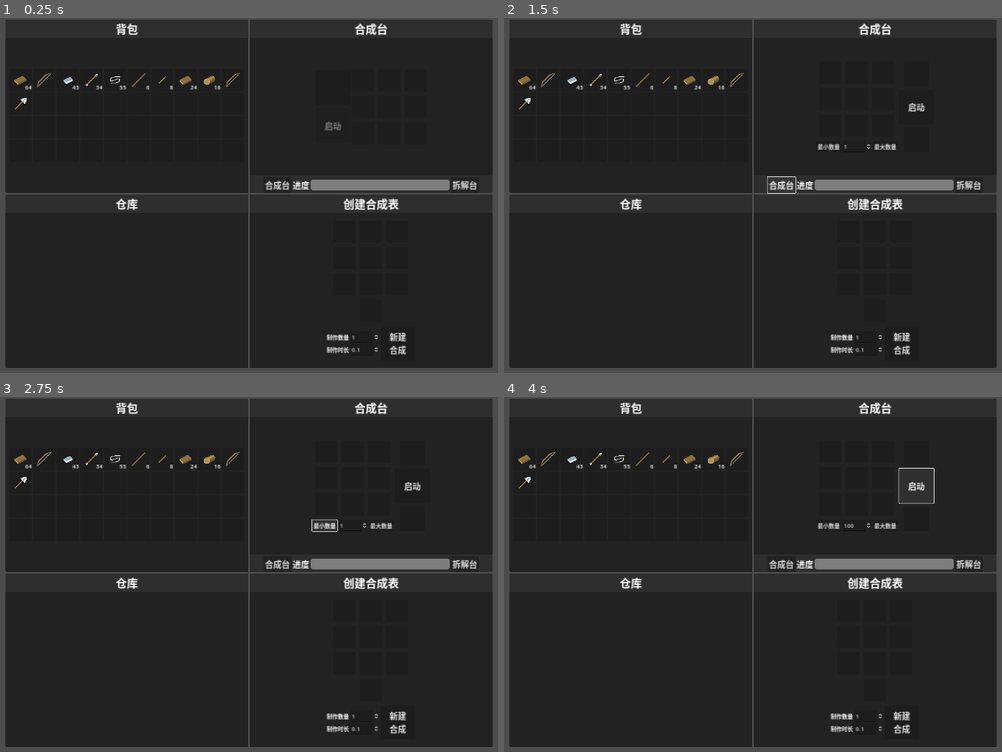
Above: before the commit, frames 1-4 (two rows, left to right).
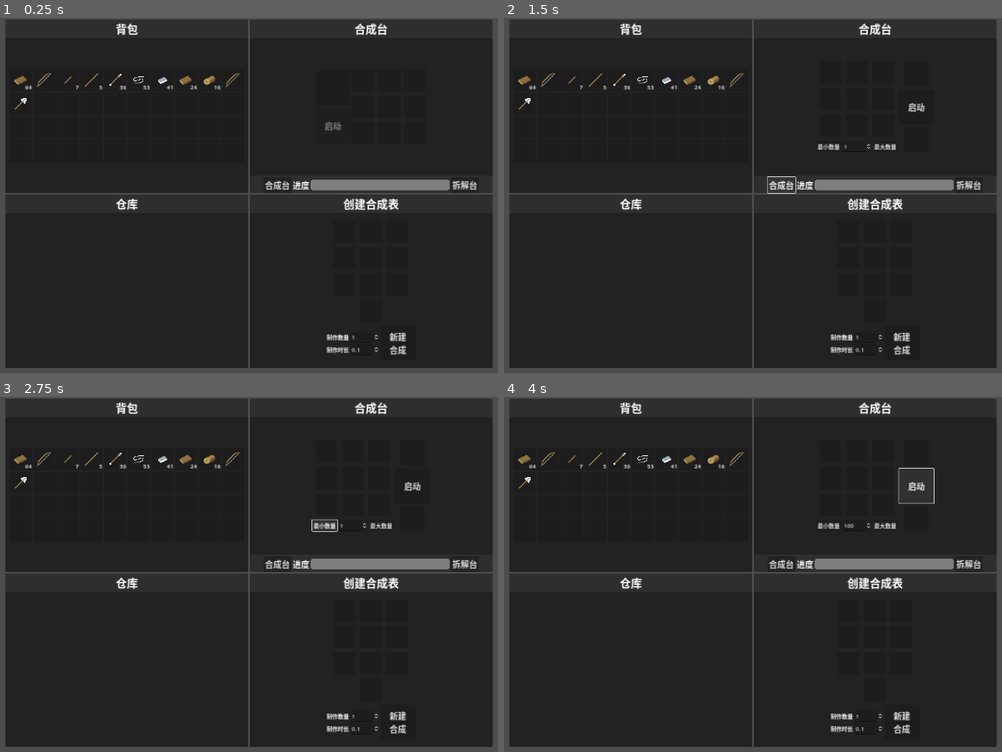
Above: after the commit, the same moments.

Repository: DeerLuuu/Backpack-and-synthesis-system
Game: Godot game, scene res://scene/world/world.tscn
Two runs of this game, one before a commit and one after it. Both use one fixed random seed, a clock stepped at 60 frames per second and the inputs below.
Inputs:
- Up to frame 1 (0.25 s): no input
- Up to frame 2 (1.5 s): click "新建 合成" at 0.5 s; click "合成台" at 1.25 s
- Up to frame 3 (2.75 s): click "最小数量" at 2 s
- Up to frame 4 (4 s): click "最大数量" at 2.75 s; click "启动" at 3.5 s

The runs differ from the first frame. In frame 1, 0.2% of the frame differs, in the area x 12-35%, y 15-21%; in frame 2, 0.2%; in frame 3, 0.2%; in frame 4, 0.2%.
Error before the commit: Invalid access to property or key 'item_name' on a base object of type 'Nil'. (res://scene/ui/create_craft_interface.gd:89)
Error after the commit: Invalid access to property or key 'item_name' on a base object of type 'Nil'. (res://scene/ui/create_craft_interface.gd:94)

Commit message:
添加覆盖合成表选项

Diff:
--- a/resource/craft_table/three.tres
+++ b/resource/craft_table/three.tres
@@ -20,8 +20,8 @@
 "配方": ["长木棍"]
 },
 "铁箭": {
-"位码": [1, 1, -1],
-"配方": ["铁锭", "短木棍", "线"]
+"位码": Array[int]([1, 1, -1]),
+"配方": Array[String](["铁锭", "短木棍", "线"])
 },
 "铁铲": {
 "位码": Array[int]([1, 1, -1]),
@@ -46,8 +46,8 @@
 "数量": 2
 },
 "铁箭": {
-"制作时间": 0.4,
-"数量": 1
+"制作时间": 0.2,
+"数量": 1.0
 },
 "铁铲": {
 "制作时间": 1.5,
--- a/resource/player_backpack.tres
+++ b/resource/player_backpack.tres
@@ -22,30 +22,30 @@
 item = ExtResource("4_4y5of")
 count = 1
 
-[sub_resource type="Resource" id="Resource_of248"]
+[sub_resource type="Resource" id="Resource_7n666"]
 script = ExtResource("2_vmrof")
-item = ExtResource("5_2ua25")
-count = 43
+item = ExtResource("9_0tamk")
+count = 7
+
+[sub_resource type="Resource" id="Resource_1spf1"]
+script = ExtResource("2_vmrof")
+item = ExtResource("8_wo5i5")
+count = 5
 
 [sub_resource type="Resource" id="Resource_6a648"]
 script = ExtResource("2_vmrof")
 item = ExtResource("6_w1kto")
-count = 34
+count = 36
 
 [sub_resource type="Resource" id="Resource_bjtki"]
 script = ExtResource("2_vmrof")
 item = ExtResource("7_unpai")
-count = 55
+count = 53
 
-[sub_resource type="Resource" id="Resource_1spf1"]
+[sub_resource type="Resource" id="Resource_of248"]
 script = ExtResource("2_vmrof")
-item = ExtResource("8_wo5i5")
-count = 6
-
-[sub_resource type="Resource" id="Resource_7n666"]
-script = ExtResource("2_vmrof")
-item = ExtResource("9_0tamk")
-count = 8
+item = ExtResource("5_2ua25")
+count = 41
 
 [sub_resource type="Resource" id="Resource_t8vcf"]
 script = ExtResource("2_vmrof")
@@ -79,4 +79,4 @@
 script = ExtResource("1_7lv7w")
 backpack_name = "玩家背包"
 backpack_desc = "玩家的背包"
-slots = Array[ExtResource("2_vmrof")]([SubResource("Resource_shbps"), SubResource("Resource_6wah3"), SubResource("Resource_of248"), SubResource("Resource_6a648"), SubResource("Resource_bjtki"), SubResource("Resource_1spf1"), SubResource("Resource_7n666"), SubResource("Resource_t8vcf"), SubRe …(987 unchanged characters)…
+slots = Array[ExtResource("2_vmrof")]([SubResource("Resource_shbps"), SubResource("Resource_6wah3"), SubResource("Resource_7n666"), SubResource("Resource_1spf1"), SubResource("Resource_6a648"), SubResource("Resource_bjtki"), SubResource("Resource_of248"), SubResource("Resource_t8vcf"), SubRe …(987 unchanged characters)…
--- a/scene/ui/create_craft_interface.gd
+++ b/scene/ui/create_craft_interface.gd
@@ -21,7 +21,7 @@
 @onready var count_spin: SpinBox = %CountSpin
 @onready var time_spin: SpinBox = %TimeSpin
 @onready var create_craft_button: Button = %CreateCraftButton
-
+@onready var ui_grid_container: UIGridContainer = $"../../../../../../.."
 #endregion
 
 # TODO name ===============>虚方法<===============
@@ -72,6 +72,10 @@
 	var craft : Array[String]
 	# 单个位码的临时存储变量
 	var number : int = 0
+	# 覆盖合成表
+	var overwrite_craft_teable : Callable = func(selected : bool) -> void:
+		if not selected: return
+		save_carft_table(index, craft)
 
 	# 判断并生成合成台中格子物品对应的配方表
 	for i : SlotPanelContainer in get_children():
@@ -85,12 +89,21 @@
 
 	# 去掉第一个位码，在结尾添加-1位码
 	index.pop_front()
+	index.push_back(-1)
 
 	if Global.craft_table.has(slot_9.slot.item.item_name):
-		print("已经有这个配方了")
+		var warning_select_panel : WarningSelectPanel = Global.WARNING_SELECT_PANEL.instantiate()
+		ui_grid_container.get_parent().add_child(warning_select_panel)
+		warning_select_panel.warning_selected.connect(overwrite_craft_teable)
 		return
 
-	Global.craft_table[slot_9.slot.item.item_name] = {"位码" : index, "配方" : craft}
+	save_carft_table(index, craft)
+#endregion
+
+# TODO name ===============>工具方法<===============
+#region 工具方法
+func save_carft_table(indexs, crafts) -> void:
+	Global.craft_table[slot_9.slot.item.item_name] = {"位码" : indexs, "配方" : crafts}
 	Global.item_table[slot_9.slot.item.item_name] = {"制作时间" : time_spin.value, "数量" : count_spin.value}
 
 	var file : BaseCraftTable = load("res://resource/craft_table/three.tres") as BaseCraftTable
@@ -98,8 +111,3 @@
 	file.item_table_dic = Global.item_table
 	ResourceSaver.save(file, "res://resource/craft_table/three.tres")
 #endregion
-
-# TODO name ===============>工具方法<===============
-#region 工具方法
-
-#endregion
--- /dev/null
+++ b/scene/ui/warning_select_panel.gd
@@ -0,0 +1,59 @@
+#--------------------------------------
+# 这个类
+# 类中自定义了
+# 定义了
+#--------------------------------------
+class_name WarningSelectPanel extends PanelContainer
+
+# TODO 警告选择弹窗UI ===============>信 号<===============
+#region 信号
+signal warning_selected(selected : bool)
+#endregion
+
+# TODO 警告选择弹窗UI ===============>常 量<===============
+#region 常量
+
+#endregion
+
+# TODO 警告选择弹窗UI ===============>变 量<===============
+#region 变量
+@onready var warning_label: Label = $MarginContainer/VBoxContainer/WarningLabel
+
+#endregion
+
+# TODO 警告选择弹窗UI ===============>虚方法<===============
+#region 常用的虚方法
+func _init() -> void:
+	pass
+
+func _ready() -> void:
+	pass
+
+func _process(_delta: float) -> void:
+	pass
+
+func _physics_process(_delta: float) -> void:
+	pass
+
+func _input(_event: InputEvent) -> void:
+	pass
+
+func _unhandled_input(_event: InputEvent) -> void:
+	pass
+#endregion
+
+# TODO 警告选择弹窗UI ===============>信号链接方法<===============
+#region 信号链接方法
+func _on_yes_button_pressed() -> void:
+	warning_selected.emit(true)
+	queue_free()
+
+func _on_no_button_pressed() -> void:
+	warning_selected.emit(false)
+	queue_free()
+#endregion
+
+# TODO 警告选择弹窗UI ===============>工具方法<===============
+#region 工具方法
+
+#endregion
--- /dev/null
+++ b/scene/ui/warning_select_panel.tscn
@@ -0,0 +1,56 @@
+[gd_scene load_steps=3 format=3 uid="uid://dwonevxj032y"]
+
+[ext_resource type="Script" path="res://scene/ui/warning_select_panel.gd" id="1_bbhm4"]
+
+[sub_resource type="LabelSettings" id="LabelSettings_d6jbl"]
+font_size = 32
+
+[node name="WarningSelectPanel" type="PanelContainer"]
+custom_minimum_size = Vector2(400, 300)
+anchors_preset = 8
+anchor_left = 0.5
+anchor_top = 0.5
+anchor_right = 0.5
+anchor_bottom = 0.5
+offset_left = -20.0
+offset_top = -20.0
+offset_right = 20.0
+offset_bottom = 20.0
+grow_horizontal = 2
+grow_vertical = 2
+script = ExtResource("1_bbhm4")
+
+[node name="MarginContainer" type="MarginContainer" parent="."]
+layout_mode = 2
+
+[node name="VBoxContainer" type="VBoxContainer" parent="MarginContainer"]
+layout_mode = 2
+size_flags_vertical = 4
+
+[node name="WarningLabel" type="Label" parent="MarginContainer/VBoxContainer"]
+layout_mode = 2
+text = "是否要覆盖配方"
+label_settings = SubResource("LabelSettings_d6jbl")
+horizontal_alignment = 1
+vertical_alignment = 1
+
+[node name="HBoxContainer" type="HBoxContainer" parent="MarginContainer/VBoxContainer"]
+layout_mode = 2
+size_flags_vertical = 4
+
+[node name="YesButton" type="Button" parent="MarginContainer/VBoxContainer/HBoxContainer"]
+custom_minimum_size = Vector2(100, 0)
+layout_mode = 2
+size_flags_horizontal = 6
+theme_override_font_sizes/font_size = 24
+text = "确定"
+
+[node name="NoButton" type="Button" parent="MarginContainer/VBoxContainer/HBoxContainer"]
+custom_minimum_size = Vector2(100, 0)
+layout_mode = 2
+size_flags_horizontal = 6
+theme_override_font_sizes/font_size = 24
+text = "取消"
+
+[connection signal="pressed" from="MarginContainer/VBoxContainer/HBoxContainer/YesButton" to="." method="_on_yes_button_pressed"]
+[connection signal="pressed" from="MarginContainer/VBoxContainer/HBoxContainer/NoButton" to="." method="_on_no_button_pressed"]
--- a/script/global.gd
+++ b/script/global.gd
@@ -13,10 +13,10 @@
 # TODO 全局属性 ===============>常 量<===============
 #region 常量
 # 物品 /// /// /// /// /// ///
-
 # /// /// /// /// /// /// ///
 
 # UI /// /// /// /// /// ///
+const WARNING_SELECT_PANEL = preload("res://scene/ui/warning_select_panel.tscn")
 const SLOT = preload("res://scene/ui/slot.tscn")
 # /// /// /// /// /// /// ///
 
